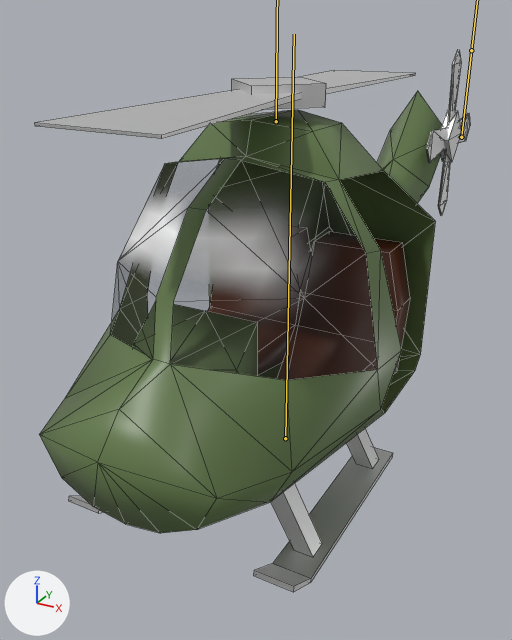
The FBX model Assets/Source/car/pLANE.fbx, before and after one commit.
Camera for both pictures: a 50 mm camera at (2.66, -5.46, 3.96) aimed at (-0.53, 0.33, 1.07). The axes (+X, +Y, +Z) are drawn at lower left. The lights are the same throughout. The bones that bend it are drawn over the model as lines. Mesh edges are drawn as thin lines.

Names of what the first picture shows: 'Base', 'Proppelerback', 'Proppelerup'.
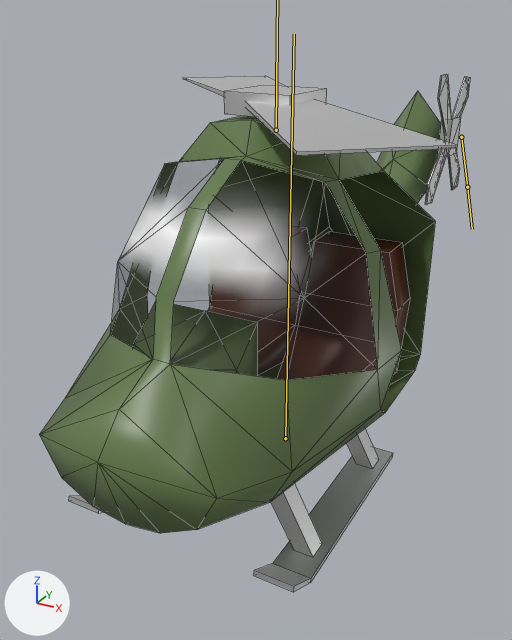
The newer file adds an action. The first version stands in its rest pose; the second is drawn at frame 12 of the action 'Armature|Fly'.

What differs and where, as boxes (x1, y1, x2, y2) in the pictures (512 x 640 px):
'Proppelerup', posed (28% narrower, 14% taller): before (35, 70, 416, 139); after (183, 76, 456, 155)
'Proppelerback', posed (20% shorter): before (426, 50, 470, 215); after (425, 74, 471, 205)
bone 'Back', root to tip: before (461, 137) to (471, 50); after (461, 137) to (467, 187)

The change in detail:
Bone 'Back' (bone_back) turns from (0, 0, 0) to (-139, 0, 0) degrees about its own x, y and z.
Bone 'Up' (bone_up) moves from (0.0, 0.0, 0.0) to (0.0, -0.07, 0.0).
Bone 'Up' (bone_up) turns from (0, 0, 0) to (0, -138, 0) degrees about its own x, y and z.
